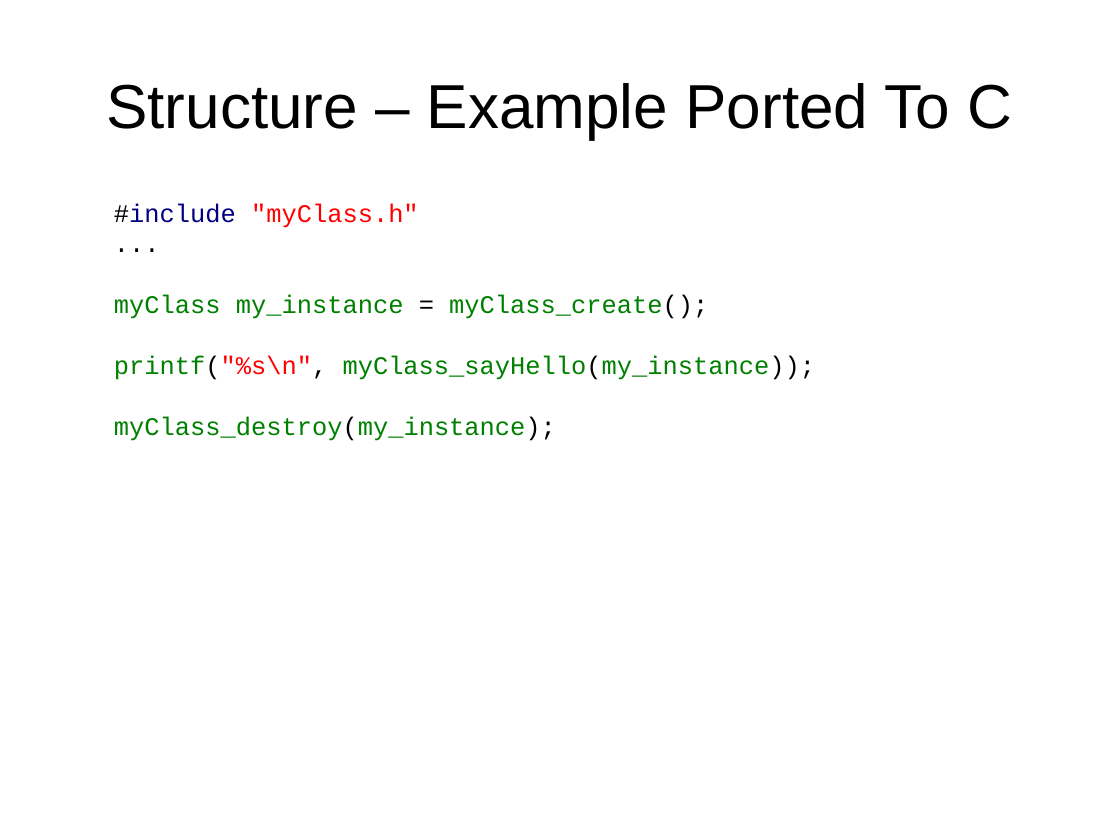
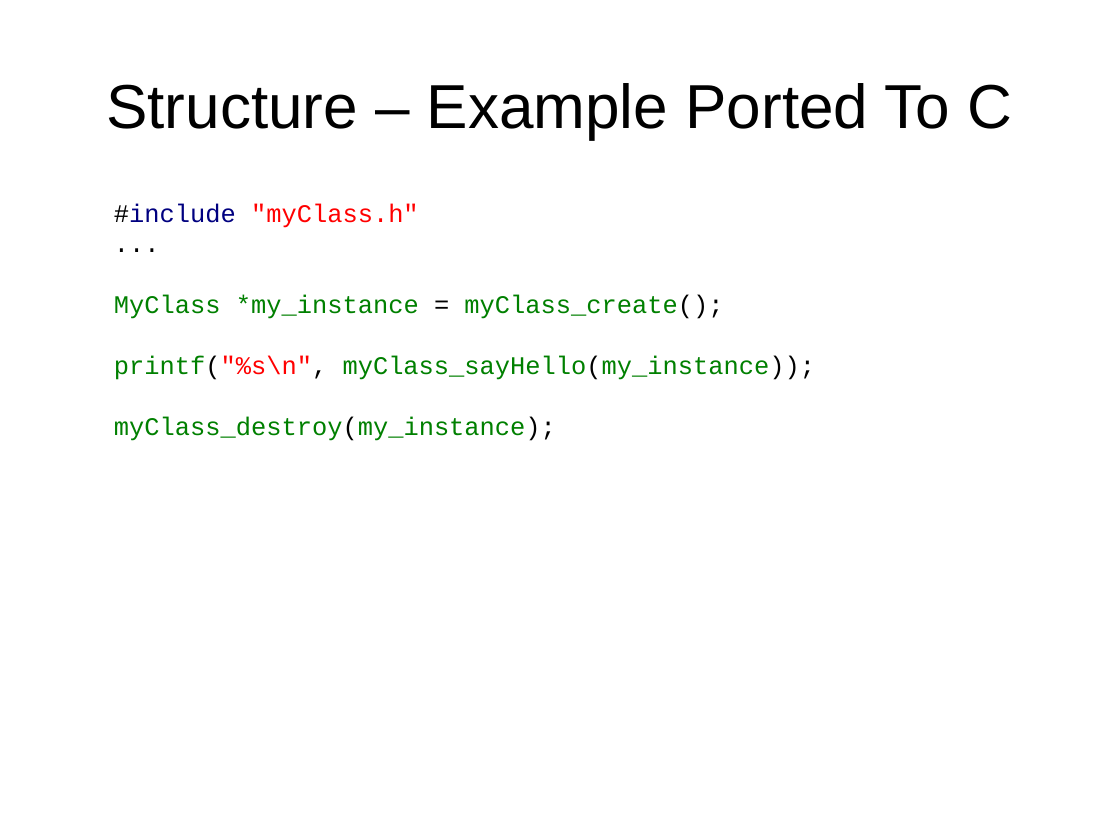
Before and after one commit to samba2/modern_c, a slide deck: slide 15 of modern_c.odp (slide 14 before the commit). Drawn at 1120x840 pixels with LibreOffice and Linux fonts; fonts in the diff are those of the drawing. Boxes give left, top, right and bottom in pixels: in the first picture for what was removed or moved away, otherwise in the second. Text is boxed around its words. In the diff, an @@ line names an element or a change of style, - is before the commit and + after.

```diff
--- a/modern_c.odp
+++ b/modern_c.odp
@@ text at [114,295,723,319]: text changed @@
-myClass my_instance = myClass_create();
+MyClass *my_instance = myClass_create();
```
Also in this commit, not shown: 6 other slides changed, 16 slides added, 2 other files.
